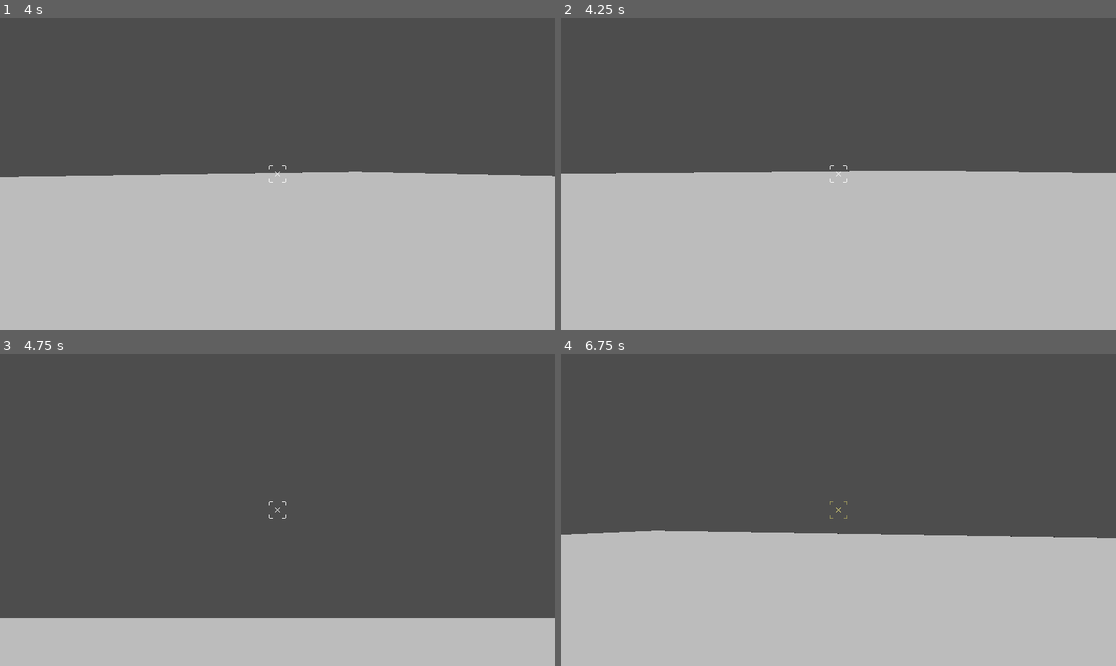
Above: before the commit, frames 1-4 (two rows, left to right).
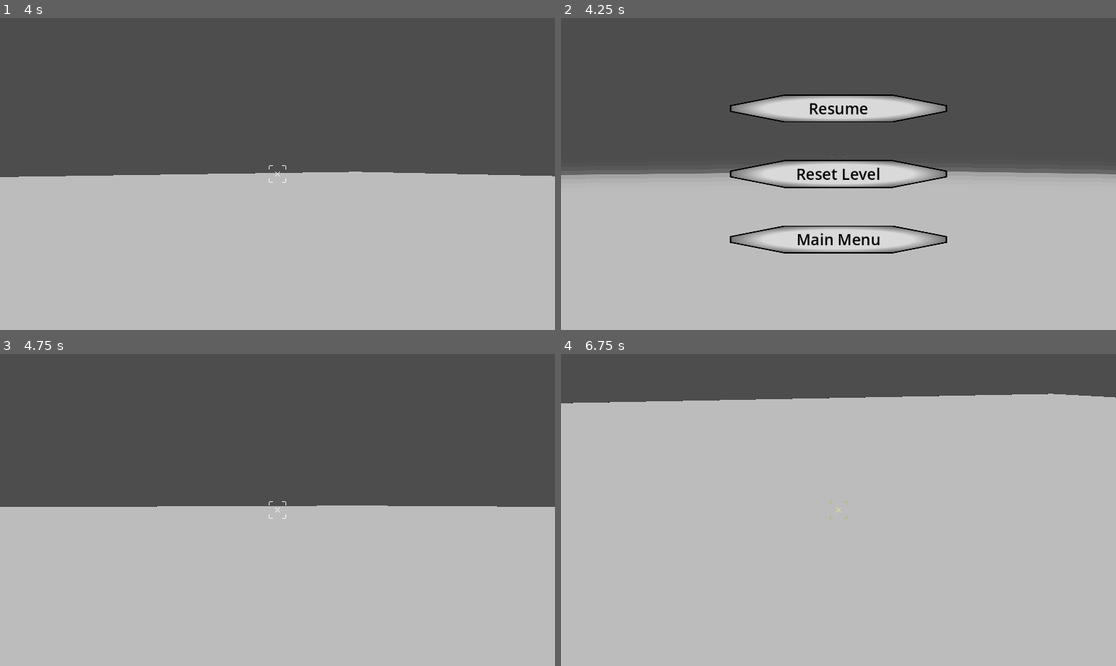
Above: after the commit, the same moments.

Repository: TuniTem/GGJ-2026-cutout
Game: Godot game, scene res://scenes/testmain.tscn
Two runs of this game, one before a commit and one after it. Both use one fixed random seed, a clock stepped at 60 frames per second and the inputs below.
Inputs (mouse positions are in pixels of both pictures, inside the frame that each line leads up to):
- Up to frame 1 (4 s): move the mouse to (305, 174) at 0.52 s; press the mouse at (305, 174) at 0.53 s; hold W (forward) from 0.53 s (still down); tap Space (jump) at 0.77, 1.52, 2.75, 3.02, 3.77 s; move the mouse to (249, 174) at 1.27 s; release the mouse at (249, 174) at 1.28 s; right-click (249, 174) at 1.35 s; tap Enter at 2 s; move the mouse to (288, 167) at 2.02 s; hold Shift (slide) 2.03-2.78 s; move the mouse to (271, 180) at 2.77 s; tap Middle mouse button (zoom) at 2.85 s; move the mouse to (316, 177) at 3.52 s; press the mouse at (316, 177) at 3.53 s
- Up to frame 2 (4.25 s): keep holding W (forward); tap P (pause) at 4.15 s
- Up to frame 3 (4.75 s): release W (forward) at 4.25 s; release the mouse at (316, 513) at 4.25 s; click (277, 444) at 4.25 s, where only the run after the commit has a clickable "Resume"
- Up to frame 4 (6.75 s): tap Enter at 5 s; move the mouse to (794, 506) at 5.02 s; hold W (forward) 5.03-6.53 s; right-click (794, 506) at 5.1 s; tap Space (jump) at 5.27 s; move the mouse to (844, 510) at 5.77 s; hold Shift (slide) 5.78-6.53 s; move the mouse to (816, 503) at 6.52 s; hold D (right) from 6.53 s (still down); tap Middle mouse button (zoom) at 6.6 s

Frame 1 is identical in both runs. In frame 2, 7.6% of the frame differs, in the area x 0-100%, y 24-76%; in frame 3, 36%; in frame 4, 44%, in the area x 0-100%, y 12-60%.
Error in both runs: Invalid access to property or key 'pillard' on a base object of type 'Area3D (projectile.gd)'. (res://scenes/player.gd:141)

Commit message:
Updated pause menu

Diff:
--- /dev/null
+++ b/ui/pause_menu.gd
@@ -0,0 +1,62 @@
+extends CanvasLayer
+@export var level_to_load : PackedScene
+@export var button_hover_sfx : AudioStream
+@export var button_click_sfx : AudioStream
+
+# Called when the node enters the scene tree for the first time.
+func _ready() -> void:
+	visible = false
+	process_mode = Node.PROCESS_MODE_ALWAYS
+
+func _unhandled_input(event: InputEvent) -> void:
+	if event.is_action_pressed("pause"):
+		toggle_pause()
+		get_viewport().set_input_as_handled()
+
+func toggle_pause() -> void:
+	var show := not visible
+	visible = show
+	get_tree().paused = show
+	Input.mouse_mode = Input.MOUSE_MODE_VISIBLE if show else Input.MOUSE_MODE_CAPTURED
+
+func button_hovered_audio() -> void:
+	$AudioStreamPlayer2D.stream = button_hover_sfx
+	$AudioStreamPlayer2D.play()
+
+func button_pressed_audio() -> void:
+	$AudioStreamPlayer2D.stream = button_click_sfx
+	$AudioStreamPlayer2D.play()
+
+# Called every frame. 'delta' is the elapsed time since the previous frame.
+func _process(delta: float) -> void:
+	pass
+
+
+func _on_main_menu_button_pressed() -> void:
+	button_pressed_audio()
+	await get_tree().create_timer(0.25).timeout
+	toggle_pause()
+	get_tree().change_scene_to_packed(level_to_load)
+
+
+func _on_main_menu_button_mouse_entered() -> void:
+	button_hovered_audio()
+
+
+func _on_reset_level_button_pressed() -> void:
+	get_tree().reload_current_scene()
+	toggle_pause()
+	button_pressed_audio()
+
+
+func _on_reset_level_button_mouse_entered() -> void:
+	button_hovered_audio()
+
+
+func _on_resume_button_pressed() -> void:
+	button_pressed_audio()
+	toggle_pause()
+
+
+func _on_resume_button_mouse_entered() -> void:
+	button_hovered_audio()
--- a/ui/pause_menu.tscn
+++ b/ui/pause_menu.tscn
@@ -1,9 +1,80 @@
 [gd_scene format=3 uid="uid://du80g1drnos2i"]
 
-[node name="PauseMenu" type="Control" unique_id=1907706585]
+[ext_resource type="Script" uid="uid://bmkey81pwk6ec" path="res://ui/pause_menu.gd" id="1_50142"]
+[ext_resource type="Theme" uid="uid://b8nwex6ti4udm" path="res://ui/pause_theme.tres" id="2_avurv"]
+[ext_resource type="Shader" uid="uid://bdxe6w2ip2kfk" path="res://ui/shaders/ui_blur.gdshader" id="2_ejwgg"]
+[ext_resource type="PackedScene" uid="uid://d87ma4k3epkr" path="res://ui/main_menu.tscn" id="2_npydk"]
+[ext_resource type="Texture2D" uid="uid://ctojnwwg1g60x" path="res://ui/imgs/panel_background.png" id="3_fob5h"]
+[ext_resource type="AudioStream" uid="uid://b4upl7qeodcl4" path="res://audio/SFX/UI/UI - SCROLL.wav" id="3_j3kxr"]
+[ext_resource type="AudioStream" uid="uid://bdc4n7ni3vurh" path="res://audio/SFX/UI/UI - SELECT 2.wav" id="4_vovkw"]
+
+[sub_resource type="ShaderMaterial" id="ShaderMaterial_fob5h"]
+shader = ExtResource("2_ejwgg")
+shader_parameter/radius = 6.0
+shader_parameter/strength = 1.0
+
+[node name="PauseMenu" type="CanvasLayer" unique_id=349166431]
+script = ExtResource("1_50142")
+level_to_load = ExtResource("2_npydk")
+button_hover_sfx = ExtResource("3_j3kxr")
+button_click_sfx = ExtResource("4_vovkw")
+
+[node name="Control" type="Control" parent="." unique_id=1545034039]
 layout_mode = 3
 anchors_preset = 15
 anchor_right = 1.0
 anchor_bottom = 1.0
 grow_horizontal = 2
 grow_vertical = 2
+theme = ExtResource("2_avurv")
+
+[node name="TextureRect" type="TextureRect" parent="Control" unique_id=1490438199]
+z_index = -1
+material = SubResource("ShaderMaterial_fob5h")
+layout_mode = 1
+anchors_preset = 15
+anchor_right = 1.0
+anchor_bottom = 1.0
+grow_horizontal = 2
+grow_vertical = 2
+texture = ExtResource("3_fob5h")
+
+[node name="MarginContainer" type="MarginContainer" parent="Control" unique_id=22129075]
+layout_mode = 1
+anchors_preset = 15
+anchor_right = 1.0
+anchor_bottom = 1.0
+offset_left = 351.0
+offset_top = 159.0
+offset_right = -351.0
+offset_bottom = -159.0
+grow_horizontal = 2
+grow_vertical = 2
+
+[node name="VBoxContainer" type="VBoxContainer" parent="Control/MarginContainer" unique_id=1436775297]
+layout_mode = 2
+theme_override_constants/separation = 78
+
+[node name="ResumeButton" type="Button" parent="Control/MarginContainer/VBoxContainer" unique_id=862367984]
+layout_mode = 2
+size_flags_vertical = 3
+text = "Resume"
+
+[node name="ResetLevelButton" type="Button" parent="Control/MarginContainer/VBoxContainer" unique_id=521305017]
+layout_mode = 2
+size_flags_vertical = 3
+text = "Reset Level"
+
+[node name="MainMenuButton" type="Button" parent="Control/MarginContainer/VBoxContainer" unique_id=607935970]
+layout_mode = 2
+size_flags_vertical = 3
+text = "Main Menu"
+
+[node name="AudioStreamPlayer2D" type="AudioStreamPlayer2D" parent="." unique_id=1742004907]
+
+[connection signal="mouse_entered" from="Control/MarginContainer/VBoxContainer/ResumeButton" to="." method="_on_resume_button_mouse_entered"]
+[connection signal="pressed" from="Control/MarginContainer/VBoxContainer/ResumeButton" to="." method="_on_resume_button_pressed"]
+[connection signal="mouse_entered" from="Control/MarginContainer/VBoxContainer/ResetLevelButton" to="." method="_on_reset_level_button_mouse_entered"]
+[connection signal="pressed" from="Control/MarginContainer/VBoxContainer/ResetLevelButton" to="." method="_on_reset_level_button_pressed"]
+[connection signal="mouse_entered" from="Control/MarginContainer/VBoxContainer/MainMenuButton" to="." method="_on_main_menu_button_mouse_entered"]
+[connection signal="pressed" from="Control/MarginContainer/VBoxContainer/MainMenuButton" to="." method="_on_main_menu_button_pressed"]
--- /dev/null
+++ b/ui/pause_theme.tres
@@ -0,0 +1,23 @@
+[gd_resource type="Theme" format=3 uid="uid://b8nwex6ti4udm"]
+
+[ext_resource type="Texture2D" uid="uid://bry1tr7x82rw4" path="res://ui/imgs/pause_button_hover.png" id="1_58qbr"]
+[ext_resource type="Texture2D" uid="uid://56egw0w61b6h" path="res://ui/imgs/pause_button_normal.png" id="2_1d6py"]
+[ext_resource type="Texture2D" uid="uid://fgispi7hfdjy" path="res://ui/imgs/pause_button_click.png" id="3_wr03e"]
+
+[sub_resource type="StyleBoxTexture" id="StyleBoxTexture_5wfsw"]
+texture = ExtResource("1_58qbr")
+
+[sub_resource type="StyleBoxTexture" id="StyleBoxTexture_erhx5"]
+texture = ExtResource("2_1d6py")
+
+[sub_resource type="StyleBoxTexture" id="StyleBoxTexture_7lskp"]
+texture = ExtResource("3_wr03e")
+
+[resource]
+Button/colors/font_color = Color(0, 0, 0, 1)
+Button/colors/font_hover_color = Color(0.27265528, 0.2726553, 0.2726553, 1)
+Button/colors/font_pressed_color = Color(0.8089983, 0.8089983, 0.8089982, 1)
+Button/font_sizes/font_size = 32
+Button/styles/hover = SubResource("StyleBoxTexture_5wfsw")
+Button/styles/normal = SubResource("StyleBoxTexture_erhx5")
+Button/styles/pressed = SubResource("StyleBoxTexture_7lskp")
--- /dev/null
+++ b/ui/shaders/ui_blur.gdshader
@@ -0,0 +1,38 @@
+shader_type canvas_item;
+
+uniform sampler2D screen_tex : hint_screen_texture;
+
+uniform float radius : hint_range(0.0, 12.0) = 6.0;
+uniform float strength : hint_range(0.0, 1.0) = 1.0;
+
+void fragment() {
+    vec2 uv = SCREEN_UV;
+
+    vec2 tex_size = vec2(textureSize(screen_tex, 0));
+    vec2 px = radius / tex_size;
+
+    vec4 sum = vec4(0.0);
+    float w = 0.0;
+
+    float weights[5] = float[](0.227027, 0.1945946, 0.1216216, 0.054054, 0.016216);
+
+    sum += texture(screen_tex, uv) * weights[0];
+    w += weights[0];
+
+    for (int i = 1; i < 5; i++) {
+        vec2 offx = vec2(px.x * float(i), 0.0);
+        vec2 offy = vec2(0.0, px.y * float(i));
+
+        sum += texture(screen_tex, uv + offx) * weights[i];
+        sum += texture(screen_tex, uv - offx) * weights[i];
+        sum += texture(screen_tex, uv + offy) * weights[i];
+        sum += texture(screen_tex, uv - offy) * weights[i];
+
+        w += 4.0 * weights[i];
+    }
+
+    vec4 blurred = sum / w;
+    vec4 original = texture(screen_tex, uv);
+
+    COLOR = mix(original, blurred, strength);
+}
Binary file added: ui/imgs/pause_button_click.png
Not shown, added: ui/imgs/pause_button_click.png.import
Binary file added: ui/imgs/pause_button_hover.png
Not shown, added: ui/imgs/pause_button_hover.png.import
Binary file added: ui/imgs/pause_button_normal.png
Not shown, added: ui/imgs/pause_button_normal.png.import
Not shown, added: ui/pause_menu.gd.uid
Not shown, added: ui/shaders/ui_blur.gdshader.uid
